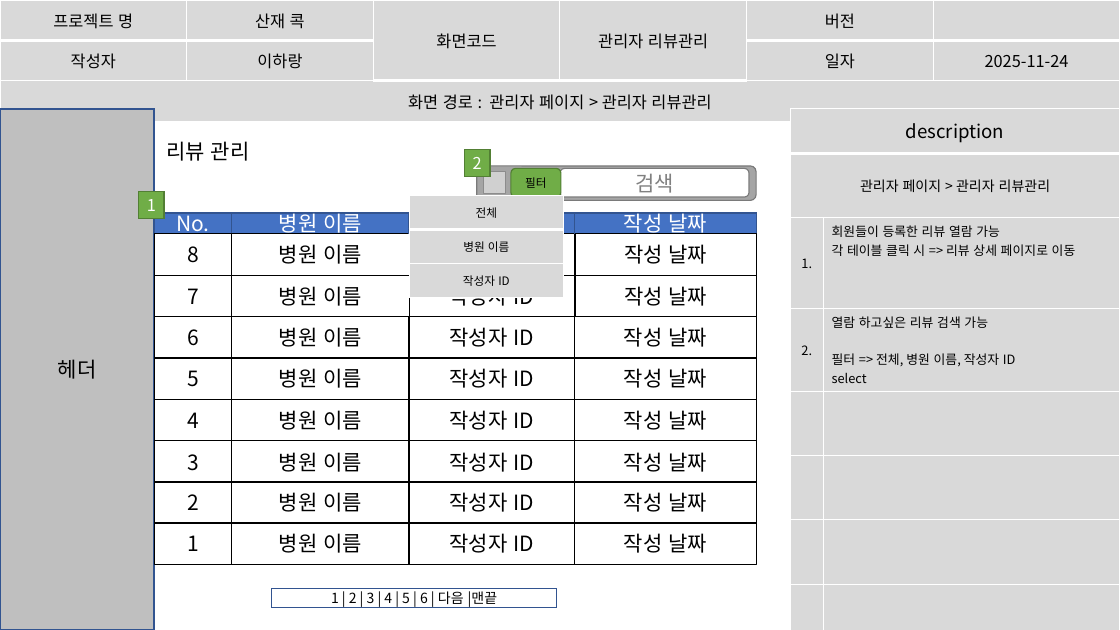
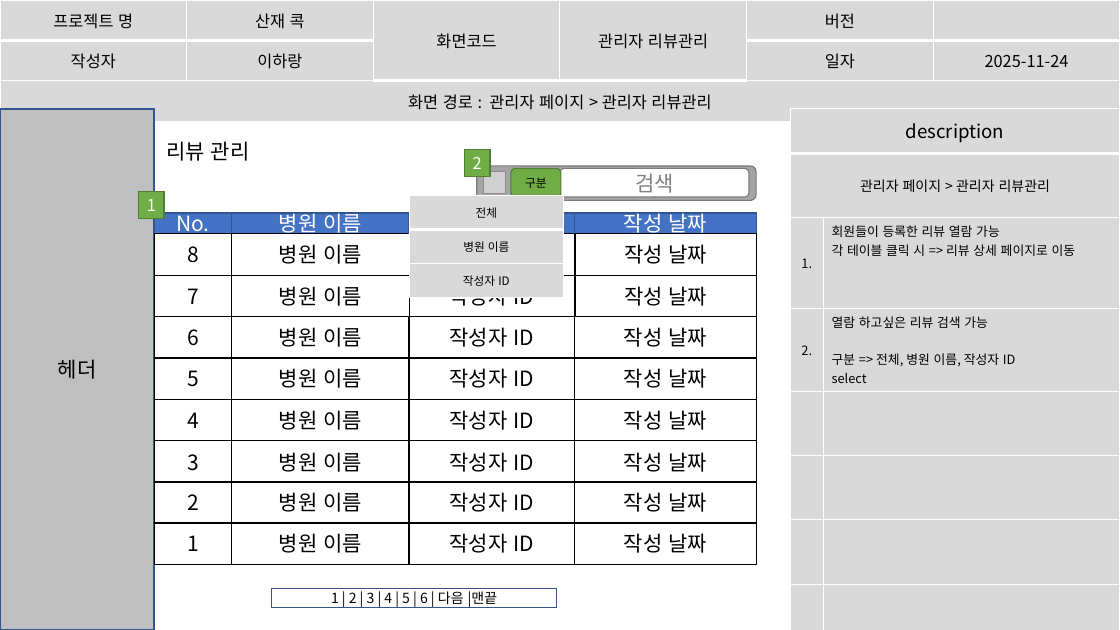
Before and after one commit to imyongchan/source, a slide deck: slide 57 of 최종 기획/스토리보드1201.pptx. Drawn at 1120x630 pixels with LibreOffice and Linux fonts; fonts in the diff are those of the drawing; grey boxes stand for pictures. Boxes give left, top, right and bottom in pixels: in the first picture for what was removed or moved away, otherwise in the second. Text is boxed around its words. In the diff, an @@ line names an element or a change of style, - is before the commit and + after.

```diff
--- a/최종 기획/스토리보드1201.pptx
+++ b/최종 기획/스토리보드1201.pptx
@@ table at (791,108,1120,630) @@
-row 4, column 2: 열람 하고싶은 리뷰 검색 가능 / 필터 => 전체, 병원 이름, 작성자 ID / select
+row 4, column 2: 열람 하고싶은 리뷰 검색 가능 / 구분 => 전체, 병원 이름, 작성자 ID / select
@@ text in rounded rectangle at (525,178,546,188): text changed @@
-필터
+구분
```
Also in this commit, not shown: 1 other slide changed.
